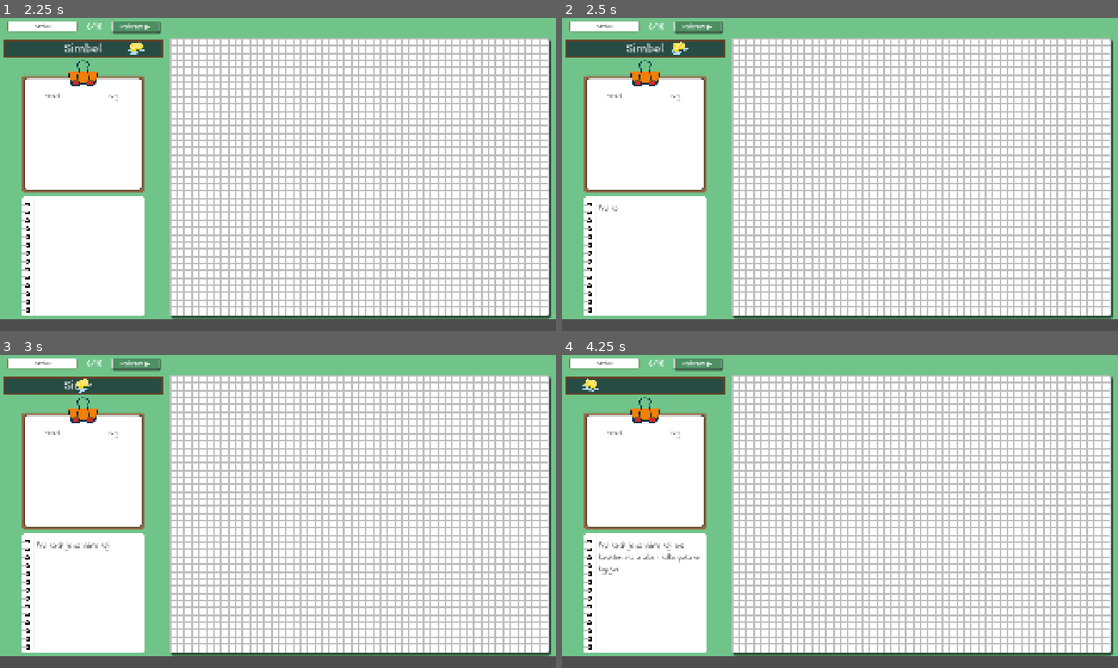
Above: before the commit, frames 1-4 (two rows, left to right).
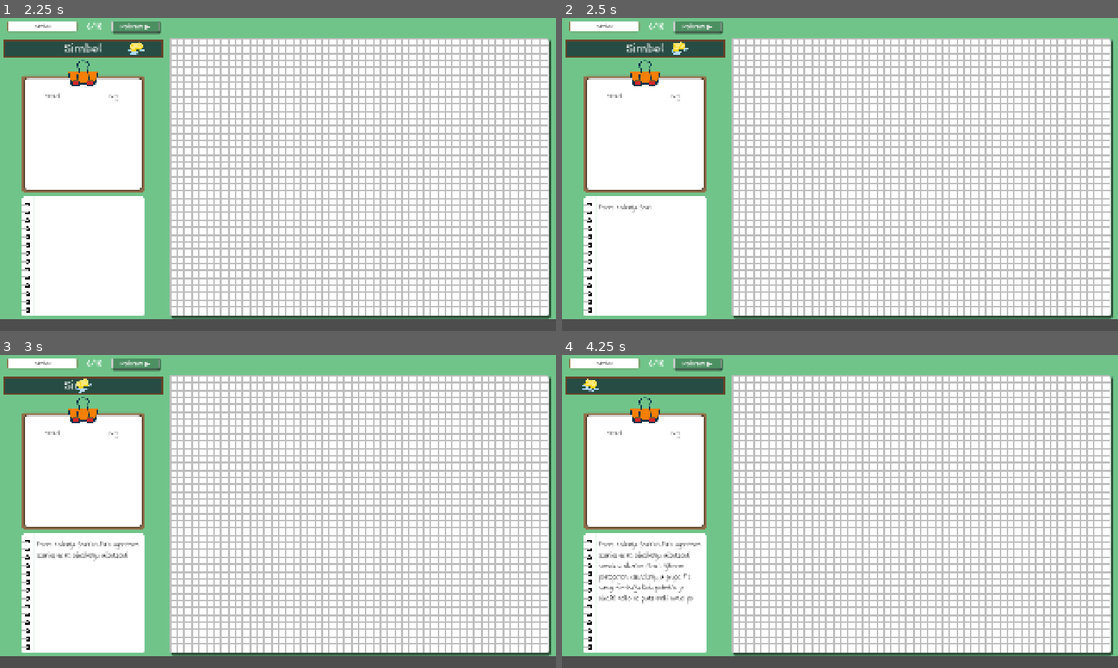
Above: after the commit, the same moments.

Repository: M1tri/misos-projekat-public
Game: Godot game, scene res://misos-projekat/Scenes/ShannonFano/shannon_fano.tscn
The game is run twice, just before and just after one commit, with the same random seed, the same clock (stepped at 60 frames per second) and the same inputs. This scene is started directly instead of the project's main scene.
Inputs (mouse positions are in pixels of both pictures, inside the frame that each line leads up to):
- Up to frame 1 (2.25 s): click (44, 27) at 0.52 s; type "Simbol" at 0.6 s; click "Pokreni ▶︎" at 1.25 s; click "Pokreni ▶︎" at 2 s
- Up to frame 2 (2.5 s): no input
- Up to frame 3 (3 s): click "Pokreni ▶︎" at 2.75 s
- Up to frame 4 (4.25 s): no input

Frame 1 is identical in both runs. In frame 2, 0.1% of the frame differs, in the area x 6-17%, y 59-63%; in frame 3, 0.4%; in frame 4, 1.1%, in the area x 6-26%, y 59-80%.

Commit message:
Tekst za Shannon-Fano kompresiju
Dodat tekst za korake Shannon-Fano kompresije

Diff:
--- a/misos-projekat/Scenes/General/coding_notebok.gd
+++ b/misos-projekat/Scenes/General/coding_notebok.gd
@@ -30,6 +30,9 @@
 func set_button_colors(colors : Dictionary[BUTTON_COLOR, Color]):
 	for color in colors:
 		button_colors[color] = colors[color]
+
+func set_font_size(font_size : int):
+	text_label.add_theme_font_size_override("normal_font_size", font_size)
 
 func display_text(text : String, duration : float):
 	text_label.text = text
--- a/misos-projekat/Scenes/ShannonFano/shannon_fano.gd
+++ b/misos-projekat/Scenes/ShannonFano/shannon_fano.gd
@@ -52,6 +52,8 @@
 		}
 	)
 
+	notebook.set_font_size(25)
+
 	start_button.disabled = true
 
 func text_changed(new_text : String):
@@ -83,11 +85,11 @@
 
 func start_input_analysis():
 	notebook.display_text(
-		"Prvi korak je da vidimo koji sve karakteri ima u ulaz i " +
-		"kolko puta se koji javlja",
-		2.0
-	)
-
+		"Proces kodiranja Shannon-Fano algoritmom zasniva se na određivanju učestalosti simbola " +
+		"u ulaznom nizu i njihovom postepenom razdvajanju u grupe. Pre samog formiranja koda " +
+		"potrebno je odrediti koliko se puta svaki simbol pojavljuje",
+		2.0
+	)
 	await notebook.displayed_text
 
 	await notebook.add_button("Prebroji simbole").pressed
@@ -105,8 +107,9 @@
 		notebook.clear_buttons()
 
 		notebook.display_text(
-			"Nakon prebrojavanja neophodno je sortirati listu simbolu " +
-			"po broju pojavljivanja od najcesceg do najredjeg simbola",
+			"Nakon prebrojavanja, simboli se sortiraju prema " +
+			"opadajućem broju pojavljivanja. Tako se najčešće zastupljeni simboli nalaze na početku liste, dok " +
+			"se ređi simboli nalaze na njenom kraju",
 			2.0
 		)
 
@@ -122,13 +125,13 @@
 		notebook.clear_text()
 
 		notebook.display_text(
-			"Nakon sortiranja liste mozemo da krenemo sa crtanjem stabla",
-			2.0
+			"Sledeći korak predstavlja formiranje stabla. ",
+			1.0
 		)
 
 		await notebook.displayed_text
 
-		var button : Button = notebook.add_button("Crtaj stablo")
+		var button : Button = notebook.add_button("Dalje")
 		button.pressed.connect(show_tree)
 		await button.pressed
 
@@ -136,6 +139,7 @@
 
 		shannonTreeVisualizer.DrawTree(root)
 		shannonTreeVisualizer.NextStep()
+
 		return
 
 	var next : String = input_text[inputPos]
@@ -146,12 +150,11 @@
 	inputPos += 1
 
 func show_tree():
-	notebook.clear_text()
-	notebook.clear_buttons()
-
-	notebook.display_text(
-		"Krecemo od cvora koji predstavlja sve simbole, ovaj cvor ce biti koren stabla",
-		2.0
+	notebook.clear_buttons()
+
+	notebook.append_text(
+		"Krećemo od čvora koji predstavlja sve simbole, ovaj čvor će biti koren stabla. ",
+		1.0
 	)
 
 	await notebook.displayed_text
@@ -160,69 +163,155 @@
 
 	var finished : bool = false
 
+	var step_count : int = 1
 	while (not finished):
-		var step_text : String = shannonTreeVisualizer.GetStepText()
+		var step_text : ShannonTreeVisualizer.StepText = shannonTreeVisualizer.GetStepText()
 
 		notebook.clear_buttons()
 		notebook.clear_text()
 
+		var text : String = "U " + str(step_count) + ". koraku obrađujemo grupu simbola\n"
+		text += step_text.full_array + "\n"
+		text += "Ovu grupu delimo u dve podgrupe:\n" + step_text.left + " | " + step_text.right + "\n"
+
 		notebook.display_text(
-			step_text,
+			text,
 			2.0
 		)
 
 		await notebook.displayed_text
 		await notebook.add_button("Dalje").pressed
 
+		text = step_text.full_array + " → " + step_text.left + " | " + step_text.right
+		text +=  "\nNa ovaj način početna grupa se deli na dve sa ukupnim brojem pojavljivanja "
+		text += str(step_text.left_sum) + " i " + str(step_text.right_sum) + " respektivno. "
+		text += "U stablu se formiraju dve grane iz početnog čvora, pri čemu se levoj grani dodeljuje 0, a desnoj 1."
+
+		notebook.clear_buttons()
+		notebook.clear_text()
+		notebook.display_text(
+			text,
+			2.0
+		)
+
+		await notebook.displayed_text
+		await notebook.add_button("Dalje").pressed
+
 		finished = shannonTreeVisualizer.NextStep()
-
-	notebook.clear_buttons()
-	notebook.clear_text()
-
-	notebook.display_text(
-		"Gotovo je sad se treba kodira",
-		2.0
-	)
-
+		step_count += 1
+
+	notebook.clear_buttons()
+	notebook.clear_text()
+
+	notebook.display_text(
+		"Postupak se završava kada svaka grupa sadrži tačno jedan simbol. U čvorovima koji nisu " +
+		"listovi prikazane su grupe simbola koje nastaju tokom uzastopnih podela, dok se u listovima " +
+		"nalaze pojedinačni simboli.",
+		2.0
+	)
+
+	await notebook.displayed_text
+	await notebook.add_button("Dalje").pressed
+
+	notebook.clear_buttons()
+	notebook.clear_text()
+
+	notebook.display_text(
+		"Na osnovu formiranog stabla mogu se odrediti kodne reči pojedinačnih simbola. Kod se " +
+		"dobija praćenjem putanje od korena do lista i zapisivanjem vrednosti grana, pri čemu leva grana " +
+		"predstavlja 0, a desna 1",
+		2.0
+	)
+
+	await notebook.displayed_text
+	await notebook.add_button("Zapiši kodove").pressed
+
+	var codes : Dictionary[String, String] = shannonTreeVisualizer.get_codes()
+
+	for symbol in codes:
+		shannonTreeVisualizer.light_up_leaf(symbol, 1.0)
+		symbolTableContainer.change_symbol_counter_text(symbol, codes[symbol])
+		symbolTableContainer.highlight_row(symbol, 1.0)
+		await get_tree().create_timer(1.3).timeout
+
+	symbolTableContainer.set_column_name(2, "Kod")
 	inputPos = 0
-	notebook.add_button("Kodiraj").pressed.connect(show_coding)
+	notebook.clear_buttons()
+	notebook.add_button("Pređi na kodiranje").pressed.connect(show_coding)
 
 func show_coding():
 	notebook.clear_buttons()
 	notebook.display_text(
-		"Kodiranje je izuzetno prosto jer kodove simbola smo dobili tokom " +
-		"formiranja stabla i odatle direktno citamo kod za svaki simbol iz ulaza " +
-		"i to pisemo na izlaz",
-		2.0
-	)
-
-	await notebook.displayed_text
-	symbolTableContainer.set_column_name(2, "Kod")
-	for symbol in input_text:
-		symbolTableContainer.change_symbol_counter_text(symbol, shannonTreeVisualizer.get_code(symbol))
+		"Ove kodne reči se zatim koriste za predstavljanje simbola u procesu Shannon-Fano " +
+		"kodiranja. Za dati ulazni niz, svaki simbol se zamenjuje odgovarajućom kodnom rečju. ",
+		2.0
+	)
+
+	await notebook.displayed_text
 
 	coded_label.set_new_text("")
-
-	await notebook.add_button("Dalje").pressed
-
-	notebook.clear_buttons()
-	notebook.clear_text()
+	await notebook.add_button("Dalje").pressed
+
+	notebook.clear_buttons()
+	notebook.clear_text()
+
+	notebook.display_text(
+		"Prvi simbol ulaznog niza je " + input_text[0] + ", a njemu odgovara kod " +
+		shannonTreeVisualizer.get_code(input_text[0]) + ". U prvom koraku kodiranja " +
+		"taj kod pišemo na izlaz. ",
+		2.0
+	)
+
+	await notebook.displayed_text
 
 	var finished : bool = NextCodeStep()
 	while (not finished):
-		notebook.clear_buttons()
-		await notebook.add_button("Dalje").pressed
+		if inputPos == 1:
+			notebook.clear_buttons()
+			notebook.append_text(
+				"Ovo nastavljamo dok nismo obradili čitav ulazni niz.",
+				1.0
+			)
+			await notebook.add_button("Dalje").pressed
+
 		finished = NextCodeStep()
-
-	notebook.clear_buttons()
-	notebook.clear_text()
-
-	notebook.display_text(
-		"Sad se treba pokazuje dekodiranje",
-		2.0
-	)
-
-	notebook.add_button("Dalje").pressed.connect(show_decoding)
+		await get_tree().create_timer(1).timeout
+
+	notebook.clear_buttons()
+	notebook.clear_text()
+
+	notebook.display_text(
+		"Ovakvim postupkomn kodiranja svaki simbol originalnog niza jednoznačno je predstavljen odgovarajućom " +
+		"Shannon-Fano kodnom rečju. ",
+		2.0
+	)
+
+	await notebook.add_button("Dalje").pressed
+
+	notebook.clear_buttons()
+	notebook.clear_text()
+
+	notebook.display_text(
+		"Shannon-Fano stablo ne mora uvek imati potpuno isti oblik, jer način podele simbola " +
+		"može zavisiti od izbora između podgrupa sa približno jednakim brojem pojavljivanja. Takođe, " +
+		"vrednosti 0 i 1 mogu se dodeliti granama na različite načine.",
+		2.0
+	)
+
+	await notebook.add_button("Dalje").pressed
+
+	notebook.clear_buttons()
+	notebook.clear_text()
+
+	notebook.display_text(
+		"U ovom radu usvojeno je pravilo da leva grana ima vrednost 0, a desna 1, " +
+		"dok bi izbor leve grane kao 1, a desne kao 0 doveo do drugačijih kodnih reči, " +
+		"princip kodiranja i dekodiranja bi ostao isti. Bitno je da se izabrano " +
+		"pravilo dosledno primenjuje na celo stablo.",
+		2.0
+	)
+
+	notebook.add_button("Pređi na dekodiranje").pressed.connect(show_decoding)
 
 func show_decoding():
 	notebook.clear_buttons()
@@ -233,16 +322,38 @@
 	curr_node.highlight()
 
 	notebook.display_text(
-		"Dekodiranje se radi tako sto se ide bit po bit kroz kodirani podatak " +
-		"i kad je 0 ide se levo kad je 1 desno krece se od root kad se dodje do list " +
-		"znaci da se taj simbol dekodirao i onda se opet nastavlja od root ce smisli " +
-		"pookie bolji tekst ja nju volim mnogo",
-		2.0
-	)
-
-	await notebook.displayed_text
-
-	await notebook.add_button("Ajde dekodiraj").pressed
+		"Dekodiranje predstavlja obrnut proces u odnosu na kodiranje. Cilj dekodiranja je da se na " +
+		"osnovu binarnog niza i prethodno formiranog Shannon-Fano stabla ponovo dobije originalni niz " +
+		"simbola. Za razliku od kodiranja, tokom dekodiranja nije potrebno ponovo određivati broj " +
+		"pojavljivanja simbola niti formirati stablo, već se koristi već postojeća struktura stabla.",
+		2.0
+	)
+
+	await notebook.displayed_text
+	await notebook.add_button("Dalje").pressed
+
+	notebook.clear_buttons()
+	notebook.clear_text()
+
+	notebook.display_text(
+		"Dekodiranje započinje u korenu Shannon-Fano stabla. Binarni niz se čita redom, bit po " +
+		"bit. Za svaki pročitani bit bira se odgovarajuća grana stabla. ",
+		2.0
+	)
+
+	await notebook.displayed_text
+	await notebook.add_button("Dalje").pressed
+
+	notebook.clear_buttons()
+
+	notebook.display_text(
+		"Kada se dođe do lista, pronađen je jedan simbol originalnog niza. Simbol koji se nalazi u " +
+		"tom listu dodaje se u rezultat dekodiranja, a postupak se zatim ponavlja od korena stabla za " +
+		"sledeći bit kompresovanog niza.",
+		2.0
+	)
+	await notebook.displayed_text
+	await notebook.add_button("Dekodiraj").pressed
 
 	while (code_pos < coded_label.display_text.length()):
 		var bit : String = coded_label.get_char(code_pos)
@@ -286,7 +397,8 @@
 	curr_node.unhighlight()
 
 	notebook.display_text(
-		"Da se izjedu neka govna za kraj",
+		"Došli smo do kraja kodiranog niza. Na ovaj način Shannon-Fano dekodiranje " +
+		"omogućava potpuno vraćanje originalnih podataka iz njihovog kompresovanog oblika, bez gubitka informacija.",
 		2.0
 	)
 
--- a/misos-projekat/Scenes/ShannonFano/tree_node.gd
+++ b/misos-projekat/Scenes/ShannonFano/tree_node.gd
@@ -41,7 +41,7 @@
 	draw_outline(radius, Color.BLACK)
 
 func draw_line_to_child(child : ShannonTreeNode):
-	var bit : String = "0" if child == leftChild else "0" # :(
+	var bit : String = "0" if child == leftChild else "1" # :(
 	var dx : float = -10 if child == leftChild else 10 # :( :( :(
 
 	draw_line.emit(self, child, bit, Vector2(dx, -10))
--- a/misos-projekat/Scenes/ShannonFano/tree_visualizer.gd
+++ b/misos-projekat/Scenes/ShannonFano/tree_visualizer.gd
@@ -16,6 +16,22 @@
 
 	func add(node : ShannonTreeNode):
 		nodesToAdd.append(node)
+
+class StepText :
+	var full_array : String
+
+	var left : String
+	var right : String
+
+	var left_sum : int
+	var right_sum : int
+
+	func _init(full_array_ : String, left_ : String, right_ : String, left_sum_ : int, right_sum_ : int) -> void:
+		full_array = full_array_
+		left = left_
+		right = right_
+		left_sum = left_sum_
+		right_sum = right_sum_
 
 var codes : Dictionary[String, String] = {}
 
@@ -26,7 +42,7 @@
 var sequence : Array[Step] = []
 var sequence_pos : int = -1
 
-var step_texts : Array[String] = []
+var step_texts : Array[StepText] = []
 
 var lines : Array[Line2D] = []
 var lineLabels : Array[Label] = []
@@ -122,7 +138,7 @@
 	if (node.rightChild):
 		CalculateSequence(node.rightChild, depth+1)
 
-func GetStepText() -> String:
+func GetStepText() -> StepText:
 	return step_texts[sequence_pos]
 
 func NextStep() -> bool:
@@ -138,6 +154,9 @@
 	if symbol not in codes:
 		return ""
 	return codes[symbol]
+
+func get_codes() -> Dictionary[String, String]:
+	return codes
 
 func move_tree(dx : float, dy : float):
 	if shannonTreeRoot == null:
@@ -280,7 +299,7 @@
 			return s1.frequency > s2.frequency
 			)
 
-	step_texts.append("Krecemo od root")
+	step_texts.append(StepText.new("", "", "", 0, 0)) # dummy jer sam zeznuo funkcije
 	var root : ShannonTreeNode = shannon_fanno(symbols)
 	shannonTreeRoot = root
 	move_tree(0, 25)
@@ -333,10 +352,18 @@
 	var node : ShannonTreeNode = shannon_tree_node_scene.instantiate()
 	node.text = text
 
-	var step_text : String = str(step_texts.size()+1) + ": "
-	step_text += arr_to_str(symbols) + " → "
-	step_text += arr_to_str(left) + " [[color=red]" + str(arr_sum(left)) + "[/color]]"
-	step_text += " | " + arr_to_str(right) + " [[color=red]" + str(arr_sum(right)) + "[/color]]"
+	#var step_text : String = str(step_texts.size()+1) + ": "
+#	step_text += arr_to_str(symbols) + " → "
+#	step_text += arr_to_str(left) + " [[color=red]" + str(arr_sum(left)) + "[/color]]"
+#	step_text += " | " + arr_to_str(right) + " [[color=red]" + str(arr_sum(right)) + "[/color]]"
+
+	var step_text : StepText = StepText.new(
+		arr_to_str(symbols),
+		arr_to_str(left),
+		arr_to_str(right),
+		arr_sum(left),
+		arr_sum(right)
+	)
 
 	step_texts.append(
 		 step_text
@@ -350,8 +377,8 @@
 func arr_to_str(array : Array[ShannonSymbol]) -> String:
 	var ret : String = ""
 	for i in range(0, array.size()-1):
-		ret += array[i].text + " "
-	ret += array.back().text
+		ret += array[i].text + " (" + str(array[i].frequency) + "), "
+	ret += array.back().text + " (" + str(array.back().frequency) + ")"
 	return ret
 
 func arr_sum(array : Array[ShannonSymbol]) -> int:
Not shown, added: Exports/MisosProjekat.console.exe
Not shown, changed: Exports/MisosProjekat.exe
Not shown, added: Exports/MisosProjekat.pck
